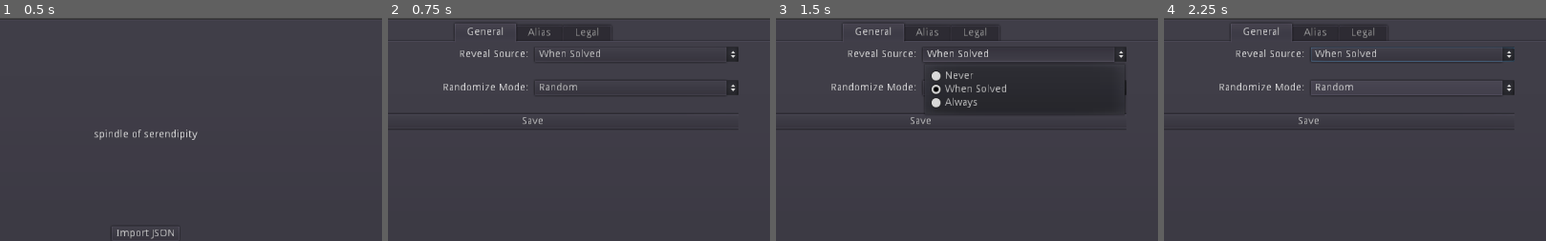
Above: before the commit, frames 1-4 (left to right).
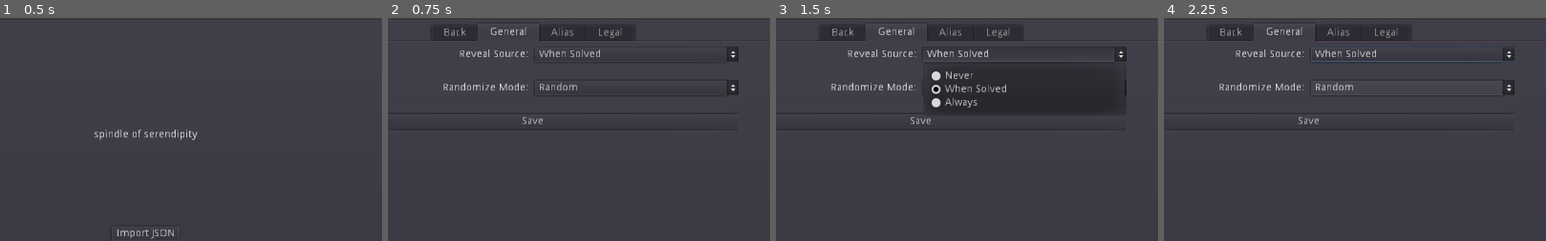
Above: after the commit, the same moments.

Repository: zacryol/spindle-of-serendipity
Game: Godot game, scene res://game/menus/MainMenu.tscn
Two runs of this game, one before a commit and one after it. Both use one fixed random seed, a clock stepped at 60 frames per second and the inputs below.
Inputs:
- Up to frame 1 (0.5 s): no input
- Up to frame 2 (0.75 s): click "Settings" at 0.5 s
- Up to frame 3 (1.5 s): click "When Solved" at 1.25 s
- Up to frame 4 (2.25 s): click "Random" at 2 s
The pictures show only the part of the screen within x 31-81%, y 0-50%; the shares and areas given below are measured in that part.

Frame 1 is identical in both runs. In frame 2, 0.8% of the frame differs, in the area x 14-61%, y 2-11%; in frame 3, 0.8%; in frame 4, 0.8%.

Commit message:
Adjusted Back to menu in settings

Diff:
--- a/game/menus/settings/Settings.gd
+++ b/game/menus/settings/Settings.gd
@@ -1,4 +1,8 @@
 extends Control
+
+
+func _ready():
+	$PanelContainer/TabContainer.current_tab = 1
 
 
 func _on_Back_pressed():
--- a/game/menus/settings/Settings.tscn
+++ b/game/menus/settings/Settings.tscn
@@ -26,7 +26,17 @@
 margin_right = 1017.0
 margin_bottom = 593.0
 
+[node name="Back" type="Button" parent="PanelContainer/TabContainer"]
+anchor_right = 1.0
+anchor_bottom = 1.0
+margin_left = 4.0
+margin_top = 32.0
+margin_right = -4.0
+margin_bottom = -4.0
+text = "Back to Main Menu"
+
 [node name="General" type="Tabs" parent="PanelContainer/TabContainer"]
+visible = false
 anchor_right = 1.0
 anchor_bottom = 1.0
 margin_left = 4.0
@@ -241,13 +251,7 @@
 margin_bottom = 713.0
 text = "Portions of this software are copyright © 2020 The FreeType Project (www.freetype.org). All rights reserved."
 autowrap = true
-
-[node name="Button" type="Button" parent="PanelContainer/TabContainer/Legal/ScrollContainer/VBoxContainer"]
-margin_top = 717.0
-margin_right = 462.0
-margin_bottom = 737.0
-text = "Back to Main"
+[connection signal="pressed" from="PanelContainer/TabContainer/Back" to="." method="_on_Back_pressed"]
 [connection signal="item_selected" from="PanelContainer/TabContainer/General/Scroll/List/RevealSource/OptionButton" to="PanelContainer/TabContainer/General" method="_on_source_option_selected"]
 [connection signal="item_selected" from="PanelContainer/TabContainer/General/Scroll/List/RandMode/OptionButton" to="PanelContainer/TabContainer/General" method="_on_rand_option_selected"]
 [connection signal="pressed" from="PanelContainer/TabContainer/General/Scroll/List/Save" to="PanelContainer/TabContainer/General" method="_on_Save_pressed"]
-[connection signal="pressed" from="PanelContainer/TabContainer/Legal/ScrollContainer/VBoxContainer/Button" to="." method="_on_Back_pressed"]
